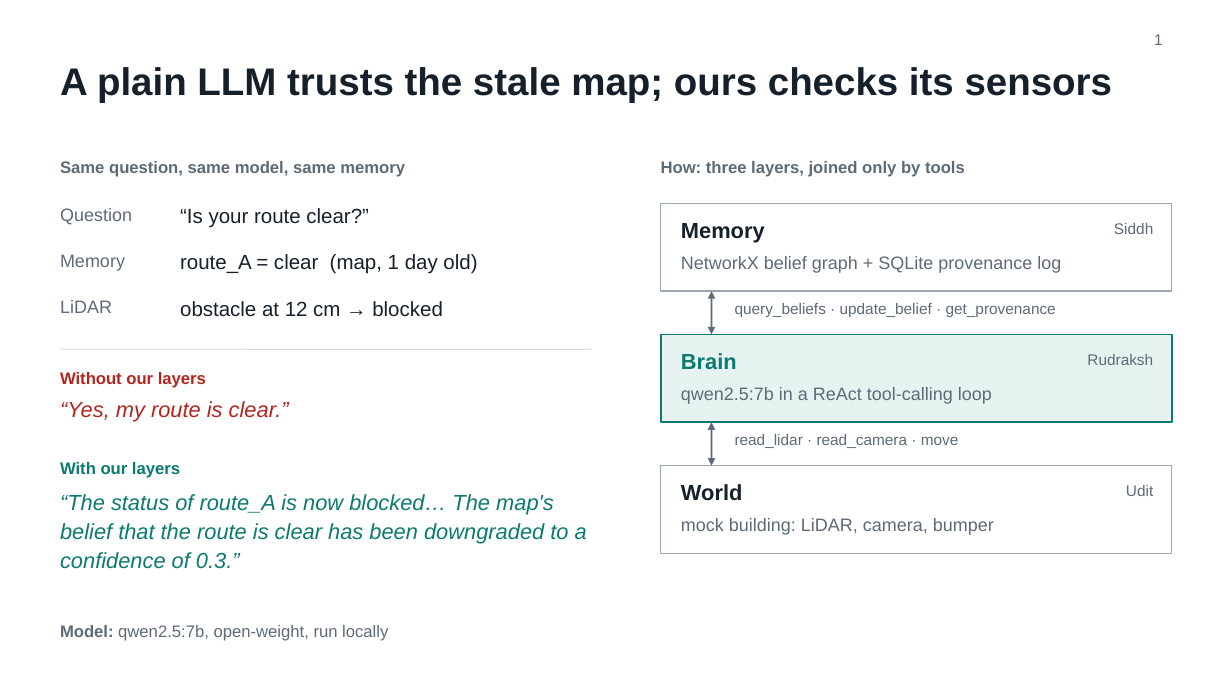
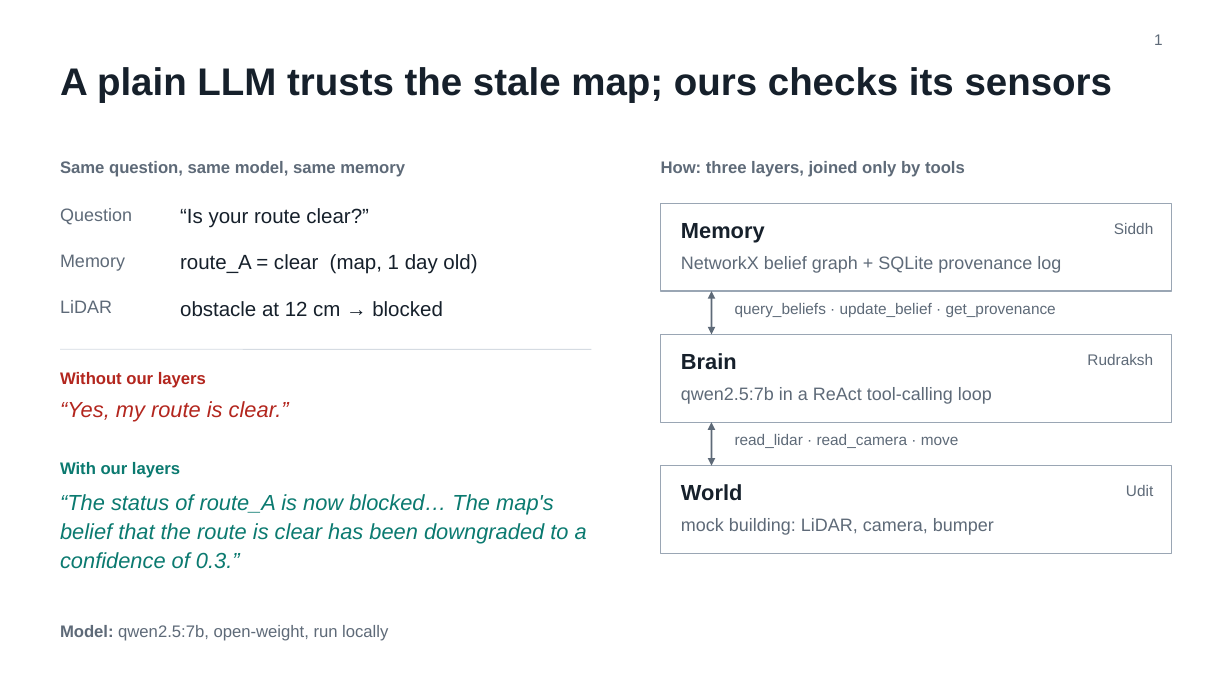
Before and after one commit to Sid-1806/I_Agent_AI_Project, a slide deck: slide 1 of I_Agent_FlashTalk.pptx. Drawn at 1232x693 pixels with LibreOffice and Linux fonts; fonts in the diff are those of the drawing. Boxes give left, top, right and bottom in pixels: in the first picture for what was removed or moved away, otherwise in the second. Text is boxed around its words. In the diff, an @@ line names an element or a change of style, - is before the commit and + after.

Commit message:
Deck: remove held-out line and 'Questions welcome'; brain layer in default style

```diff
--- a/I_Agent_FlashTalk.pptx
+++ b/I_Agent_FlashTalk.pptx
@@ rectangle at (661, 335, 1172, 422): fill #E6F3F1 to #FFFFFF; outline #0B7A70 1.5 pt to #9AA6B4 1 pt @@
@@ text "Brain" at (681, 353, 737, 370): text colour #0B7A70 to #16202B @@
```
Also in this commit, not shown: 2 other slides changed.
